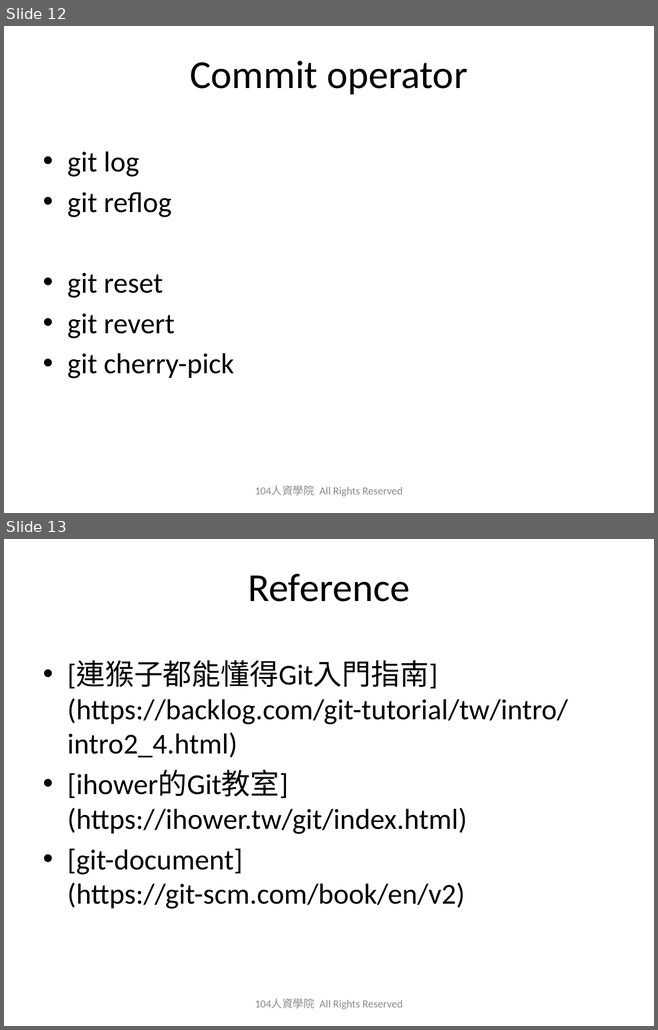
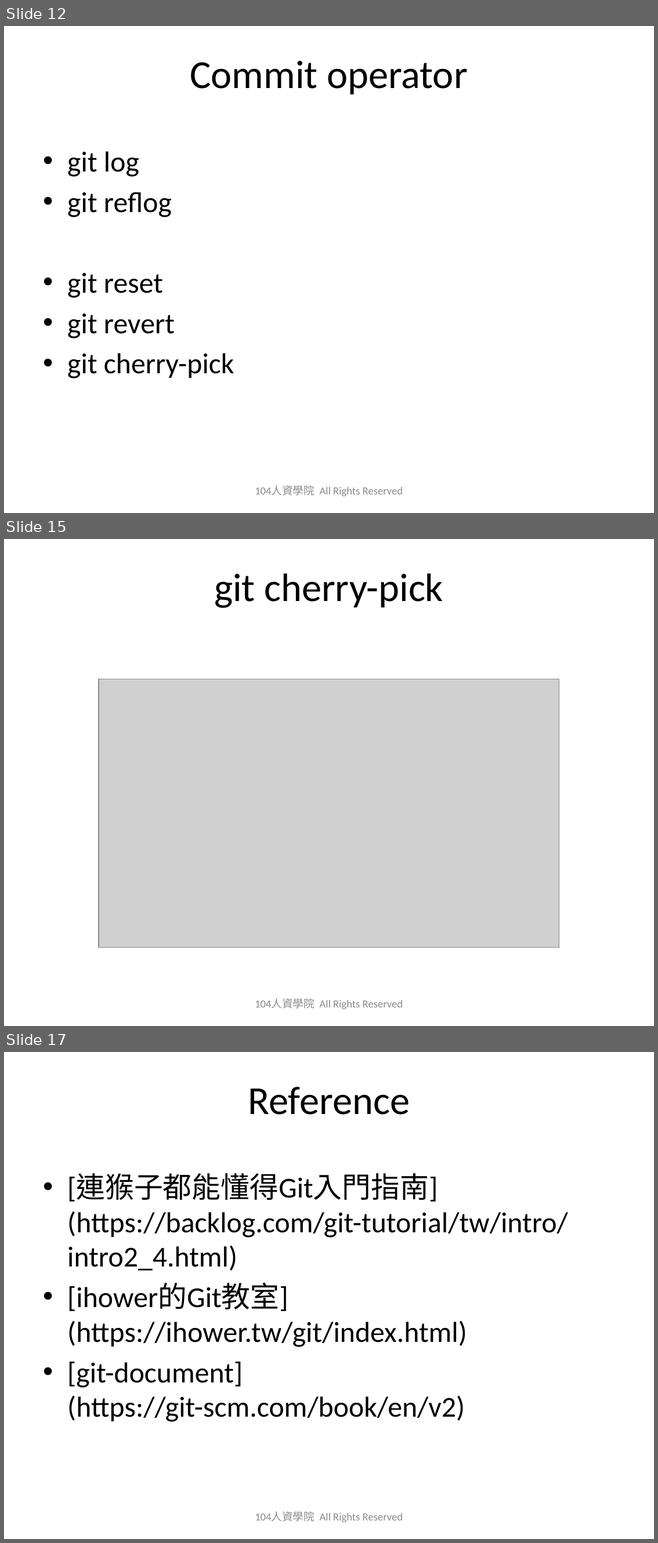
Before and after one commit to austinwang104/playGit, a slide deck: 2019_0627_Git_Share_HA.pptx. Shown one above the other, each under a label of ours: slides 12 and 13 before the commit, slides 12, 15 and 17 after it; the slides between them are not shown. The pictures are 658x1030 and 658x1543 pixels, drawn with LibreOffice and Linux fonts; fonts in the diff are those of the drawing; grey boxes stand for pictures; background and template pictures are left out. Boxes give left, top, right and bottom in pixels: in the first picture for what was removed or moved away, otherwise in the second. Text is boxed around its words. In the diff, an @@ line names an element or a change of style, - is before the commit and + after.

```diff
--- a/2019_0627_Git_Share_HA.pptx
+++ b/2019_0627_Git_Share_HA.pptx
@@ slide 15 added at <box>4,539,654,1026</box>, background picture (left out) @@
@@ title added at <box>214,573,443,608</box>, 44 pt, text #000000 @@
+git cherry-pick
@@ picture added at <box>99,679,560,947</box> @@
@@ text added at <box>255,999,403,1009</box>, 12 pt, text #8C8C8C @@
+104人資學院 All Rights Reserved
@@ what was slide 13 is now slide 17 @@
```
Also in this commit, not shown: 2 slides changed, 3 other slides added, 1 other file.
